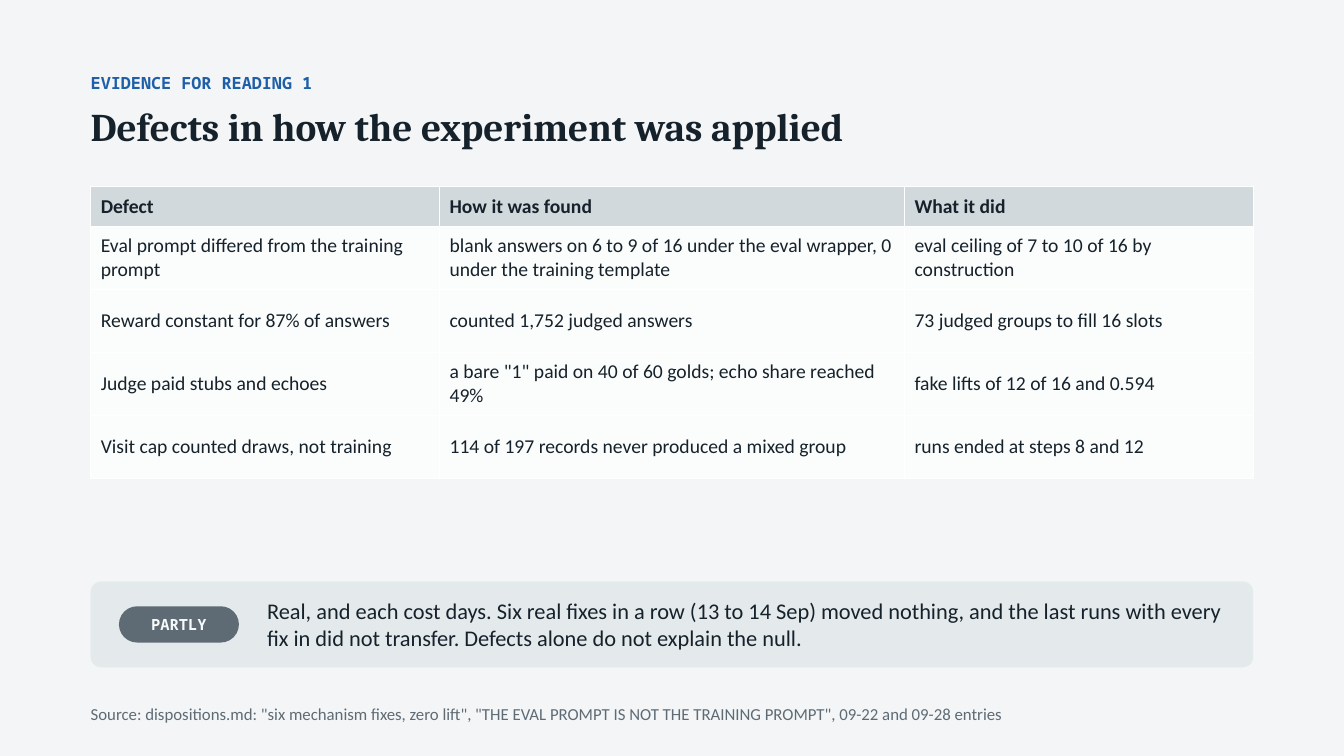
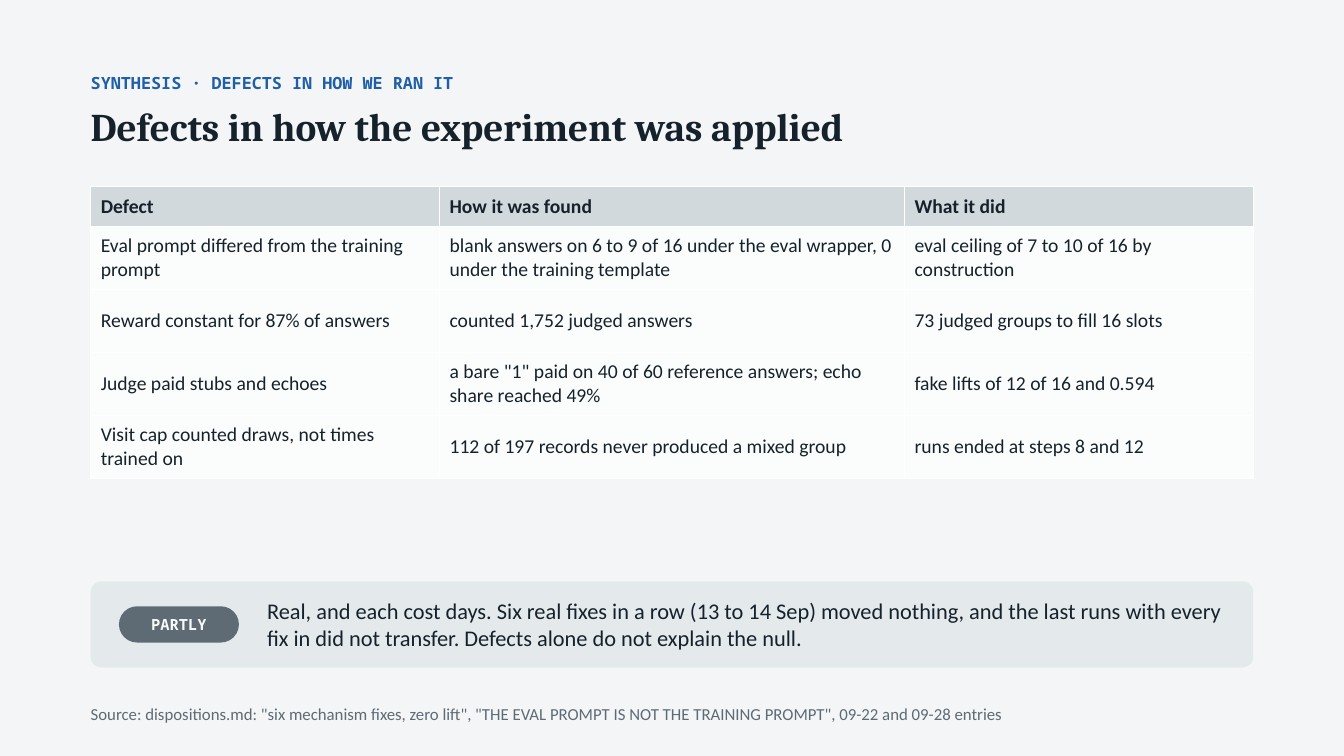
Before and after one commit to thistleknot/rl_v2_share, a slide deck: slide 26 of docs/RL_V2_rl.pptx. Drawn at 1344x756 pixels with LibreOffice and Linux fonts; fonts in the diff are those of the drawing. Boxes give left, top, right and bottom in pixels: in the first picture for what was removed or moved away, otherwise in the second. Text is boxed around its words. In the diff, an @@ line names an element or a change of style, - is before the commit and + after.

```diff
--- a/docs/RL_V2_rl.pptx
+++ b/docs/RL_V2_rl.pptx
@@ text at (91,77,453,89): text changed @@
-EVIDENCE FOR READING 1
+SYNTHESIS · DEFECTS IN HOW WE RAN IT
@@ table at (91,187,1253,479) @@
@@ row 4, column 2: "a bare "1" paid on 40 of 60 golds; echo share reached 49%" to "a bare "1" paid on 40 of 60 reference answers; echo share reached 49%" @@
-row 5, column 1: Visit cap counted draws, not training
+row 5, column 1: Visit cap counted draws, not times trained on
-row 5, column 2: 114 of 197 records never produced a mixed group
+row 5, column 2: 112 of 197 records never produced a mixed group
```
Also in this commit, not shown: 9 other slides changed.
